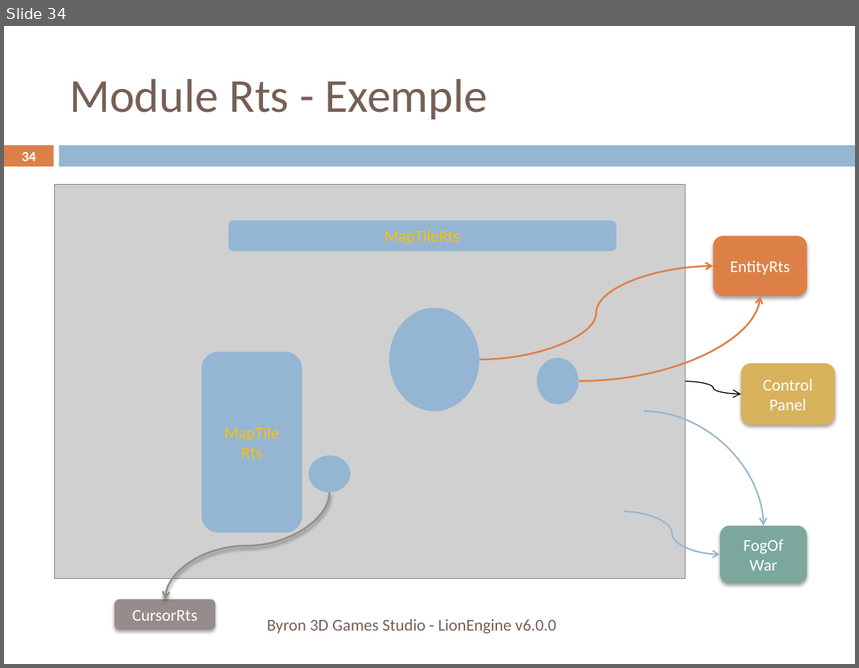
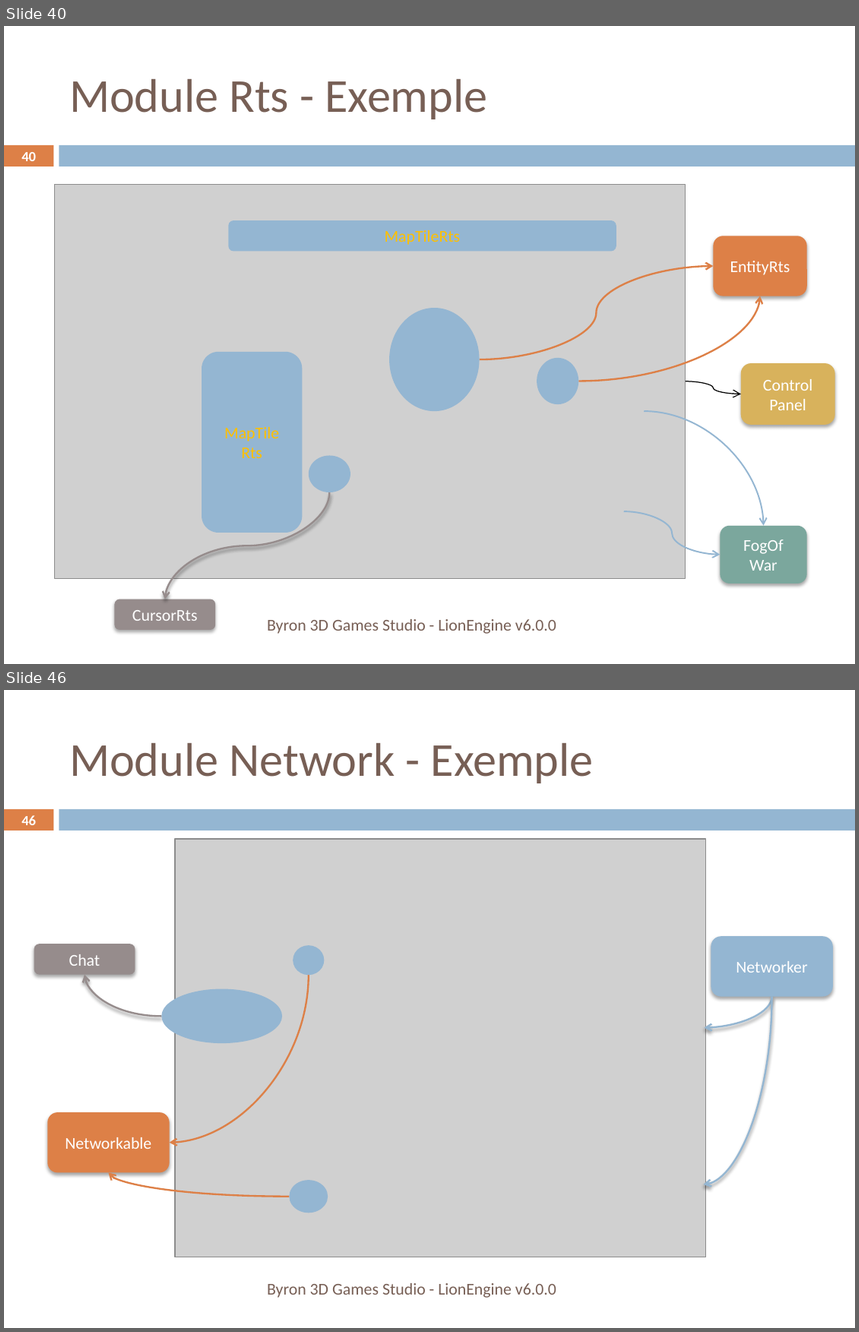
Before and after one commit to b3dgs/lionengine, a slide deck: doc/src/lionengine.pptx. Shown one above the other, each under a label of ours: slide 34 before the commit, slides 40 and 46 after it; the slides between them are not shown. The pictures are 859x668 and 859x1332 pixels, drawn with LibreOffice and Linux fonts; fonts in the diff are those of the drawing; grey boxes stand for pictures. Boxes give left, top, right and bottom in pixels: in the first picture for what was removed or moved away, otherwise in the second. Text is boxed around its words. In the diff, an @@ line names an element or a change of style, - is before the commit and + after.

Commit message:
Network doc updated.

```diff
--- a/doc/src/lionengine.pptx
+++ b/doc/src/lionengine.pptx
@@ slide 46 added at box(4, 690, 855, 1328), background #FFFFFF; not listed: 2 template elements that a slide beside it also shows @@
@@ title added at box(69, 743, 594, 783), 40 pt, text #775F55 @@
+Module Network - Exemple
@@ page number added at box(21, 815, 36, 825), 11.9 pt, text #FFFFFF, bold @@
+46
@@ picture added at box(175, 839, 706, 1258) @@
@@ rounded rectangle added at box(712, 937, 833, 997), fill #94B6D2, 14 pt, text #FFFFFF @@
+Networker
@@ rounded rectangle added at box(34, 944, 135, 974), fill #968C8C, 14 pt, text #FFFFFF @@
+Chat
@@ ellipse added at box(293, 945, 324, 975), fill #94B6D2 @@
@@ curved arrow added from (161, 1016) to (85, 974), #968C8C 1.5 pt @@
@@ curved arrow added from (309, 975) to (169, 1143), #DD8047 1.5 pt @@
@@ ellipse added at box(161, 989, 282, 1043), fill #94B6D2 @@
@@ curved arrow added from (772, 996) to (704, 1185), #94B6D2 1.5 pt @@
@@ curved arrow added from (772, 996) to (705, 1028), #94B6D2 1.5 pt @@
@@ rounded rectangle added at box(47, 1113, 169, 1173), fill #DD8047, 14 pt, text #FFFFFF @@
+Networkable
@@ curved arrow added from (289, 1196) to (109, 1173), #DD8047 1.5 pt @@
@@ ellipse added at box(289, 1180, 328, 1214), fill #94B6D2 @@
@@ text added at box(267, 1284, 557, 1298), 14 pt, text #775F55 @@
+Byron 3D Games Studio - LionEngine v6.0.0
@@ what was slide 34 is now slide 40 @@
@@ page number at box(21, 152, 36, 161): text changed @@
-34
+40
```
Also in this commit, not shown: 15 slides changed, 11 other slides added, 48 other files.
